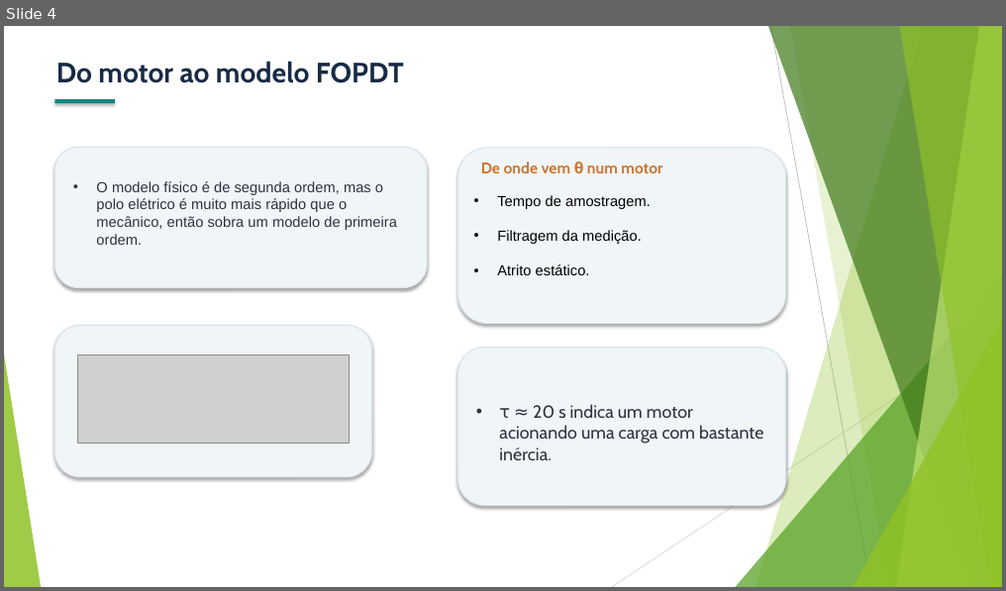
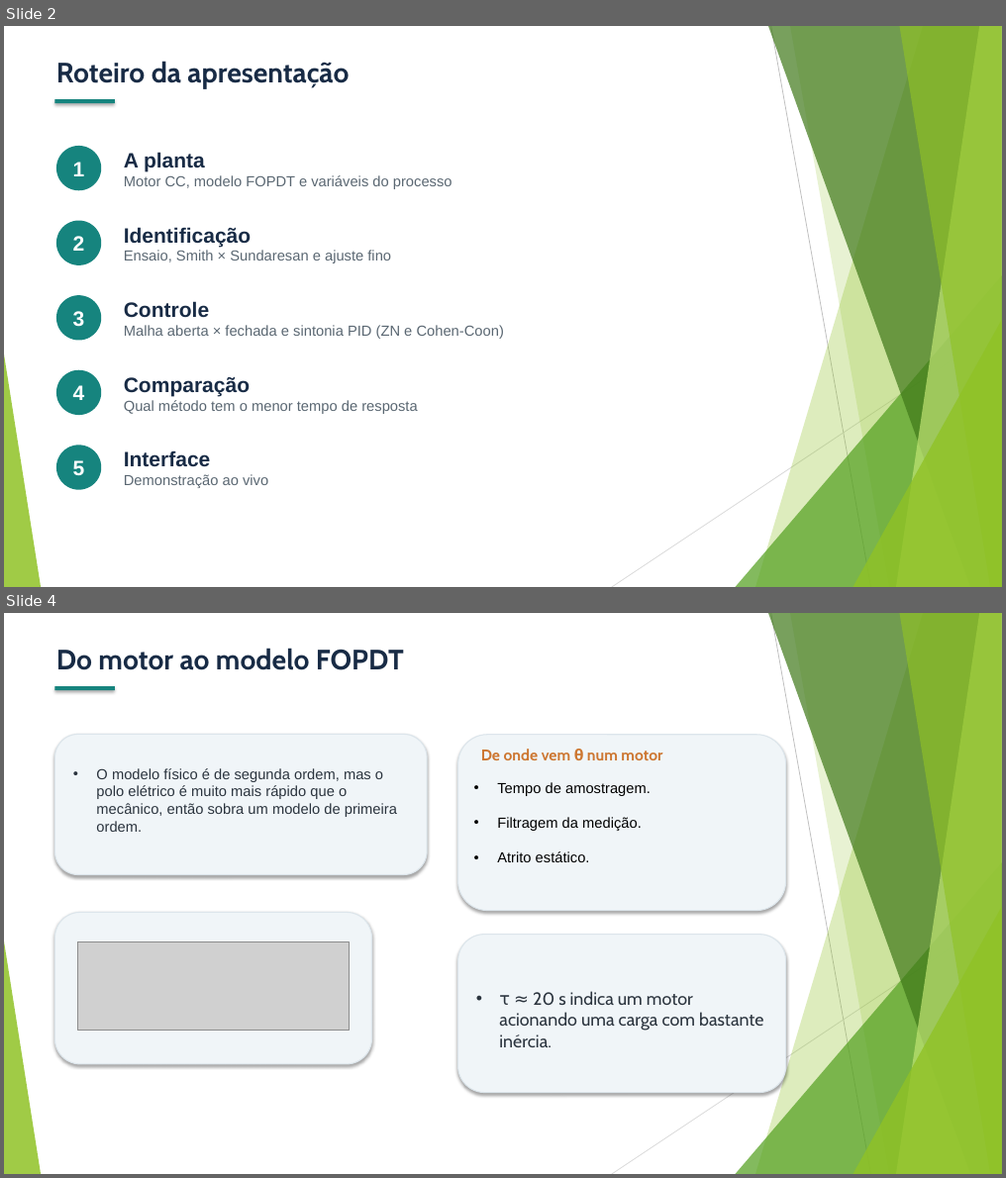
Before and after one commit to MariaRitaRR/projeto-de-embarcados-c13, a slide deck: Slides_Projeto_C13_1.pptx. Shown one above the other, each under a label of ours: slide 4 before the commit, slides 2 and 4 after it; the slides between them are not shown. The pictures are 1006x591 and 1006x1178 pixels, drawn with LibreOffice and Linux fonts; fonts in the diff are those of the drawing; grey boxes stand for pictures. Boxes give left, top, right and bottom in pixels: in the first picture for what was removed or moved away, otherwise in the second. Text is boxed around its words. In the diff, an @@ line names an element or a change of style, - is before the commit and + after.

```diff
--- a/Slides_Projeto_C13_1.pptx
+++ b/Slides_Projeto_C13_1.pptx
@@ slide 2 added at bbox=[4, 26, 1002, 587], background #FFFFFF; not listed: 10 template elements that a slide beside it also shows @@
@@ text added at bbox=[56, 61, 349, 88], 27 pt, text #182B45, bold @@
+Roteiro da apresentação
@@ rectangle added at bbox=[54, 99, 115, 104], fill #16847E @@
@@ ellipse added at bbox=[56, 146, 101, 190], fill #16847E, 20 pt, text #FFFFFF, bold @@
+1
@@ text added at bbox=[124, 152, 452, 189], 14 pt, text #5A6772 @@
+A planta
+Motor CC, modelo FOPDT e variáveis do processo
@@ ellipse added at bbox=[56, 221, 101, 266], fill #16847E, 20 pt, text #FFFFFF, bold @@
+2
@@ text added at bbox=[124, 227, 391, 264], 14 pt, text #5A6772 @@
+Identificação
+Ensaio, Smith × Sundaresan e ajuste fino
@@ ellipse added at bbox=[56, 295, 101, 341], fill #16847E, 20 pt, text #FFFFFF, bold @@
+3
@@ text added at bbox=[124, 301, 504, 339], 14 pt, text #5A6772 @@
+Controle
+Malha aberta × fechada e sintonia PID (ZN e Cohen-Coon)
@@ ellipse added at bbox=[56, 371, 101, 415], fill #16847E, 20 pt, text #FFFFFF, bold @@
+4
@@ text added at bbox=[124, 377, 417, 414], 14 pt, text #5A6772 @@
+Comparação
+Qual método tem o menor tempo de resposta
@@ ellipse added at bbox=[56, 445, 101, 490], fill #16847E, 20 pt, text #FFFFFF, bold @@
+5
@@ text added at bbox=[124, 451, 268, 488], 14 pt, text #5A6772 @@
+Interface
+Demonstração ao vivo
```
Also in this commit, not shown: 7 slides changed, 1 slide removed.
